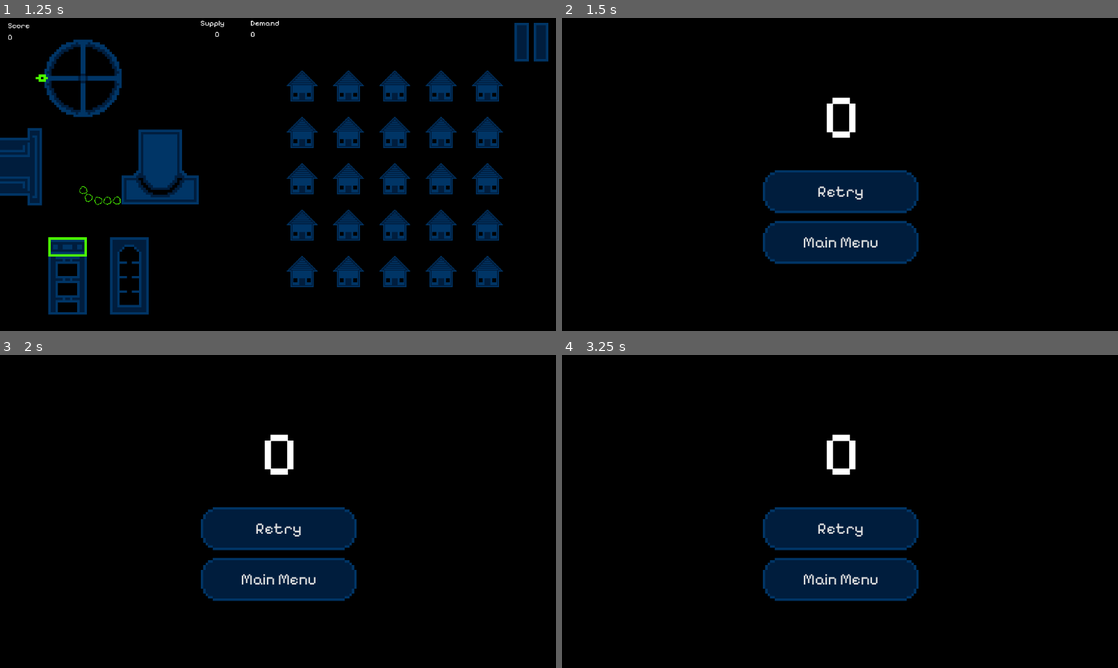
Above: before the commit, frames 1-4 (two rows, left to right).
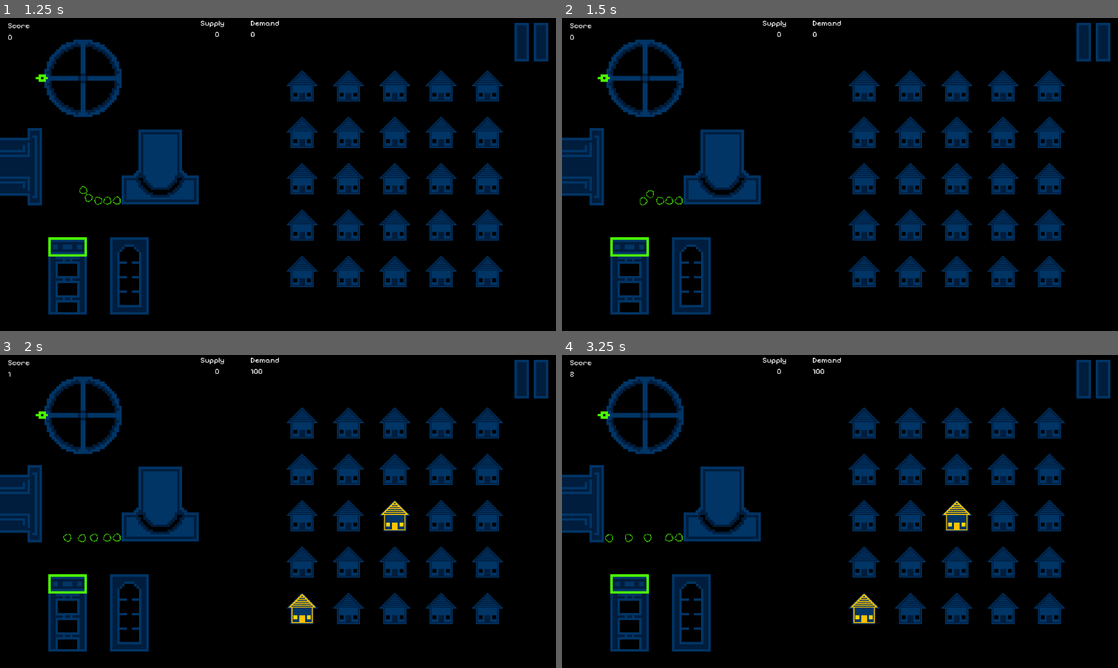
Above: after the commit, the same moments.

Repository: CWmain/BigModeGameJam2025
Game: Godot game, scene res://Levels/main_menu.tscn
Two runs of this game, one before a commit and one after it. Both use one fixed random seed, a clock stepped at 60 frames per second and the inputs below.
Inputs (mouse positions are in pixels of both pictures, inside the frame that each line leads up to):
- Up to frame 1 (1.25 s): click "Start" at 0.5 s
- Up to frame 2 (1.5 s): move the mouse to (606, 77) at 1.27 s; tap Y (Fail_Button, bound only before the commit) at 1.35 s
- Up to frame 3 (2 s): tap T (Test_Click, bound only before the commit) at 1.55 s
- Up to frame 4 (3.25 s): click (840, 527) at 2 s, where only the run before the commit has a clickable "Retry"; move the mouse to (628, 583) at 2.77 s; tap T (Test_Click, bound only before the commit) at 2.85 s; tap Y (Fail_Button, bound only before the commit) at 3.05 s

Frame 1 is identical in both runs. In frame 2, 24% of the frame differs, in the area x 0-99%, y 0-95%; in frame 3, 24%; in frame 4, 24%.

Commit message:
Removed testing keys

Diff:
--- a/Objects/Managers/manager.gd
+++ b/Objects/Managers/manager.gd
@@ -48,15 +48,6 @@
 	timer.updateDemand.connect(_on_updateDemand)
 
 func _process(_delta):
-	if Input.is_action_just_pressed("Fail_Button"):
-		gameLoss()
-
-	if Input.is_action_just_pressed("Escape") and !isGameOver:
-		pause_screen.reveal()
-
-	if Input.is_action_just_pressed("Test_Click"):
-		toggleAllHouses()
-
 	# Once both supply and demand have been updated in the current tick
 	if (supplyUpdated and demandUpdated):
 		supplyUpdated = false
--- a/project.godot
+++ b/project.godot
@@ -23,24 +23,9 @@
 
 [input]
 
-Test_Click={
-"deadzone": 0.5,
-"events": [Object(InputEventKey,"resource_local_to_scene":false,"resource_name":"","device":-1,"window_id":0,"alt_pressed":false,"shift_pressed":false,"ctrl_pressed":false,"meta_pressed":false,"pressed":false,"keycode":0,"physical_keycode":84,"key_label":0,"unicode":116,"echo":false,"script":null)
-]
-}
 Hold={
 "deadzone": 0.5,
 "events": [Object(InputEventMouseButton,"resource_local_to_scene":false,"resource_name":"","device":-1,"window_id":0,"a …(253 unchanged characters)…
-]
-}
-Escape={
-"deadzone": 0.5,
-"events": [Object(InputEventKey,"resource_local_to_scene":false,"resource_name":"","device":-1,"window_id":0,"alt_pressed":false,"shift_pressed":false,"ctrl_pressed":false,"meta_pressed":false,"pressed":false,"keycode":0,"physical_keycode":4194305,"key_label":0,"unicode":0,"echo":false,"script":null)
-]
-}
-Fail_Button={
-"deadzone": 0.5,
-"events": [Object(InputEventKey,"resource_local_to_scene":false,"resource_name":"","device":-1,"window_id":0,"alt_pressed":false,"shift_pressed":false,"ctrl_pressed":false,"meta_pressed":false,"pressed":false,"keycode":0,"physical_keycode":89,"key_label":0,"unicode":121,"echo":false,"script":null)
 ]
 }
 
